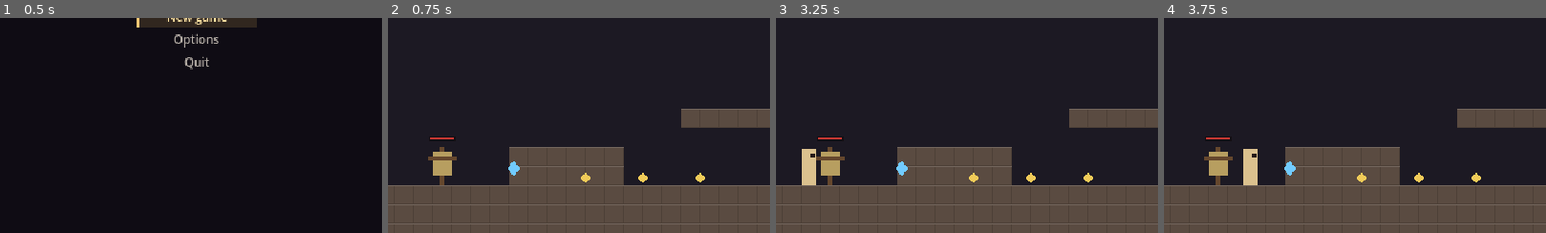
Above: before the commit, frames 1-4 (left to right).
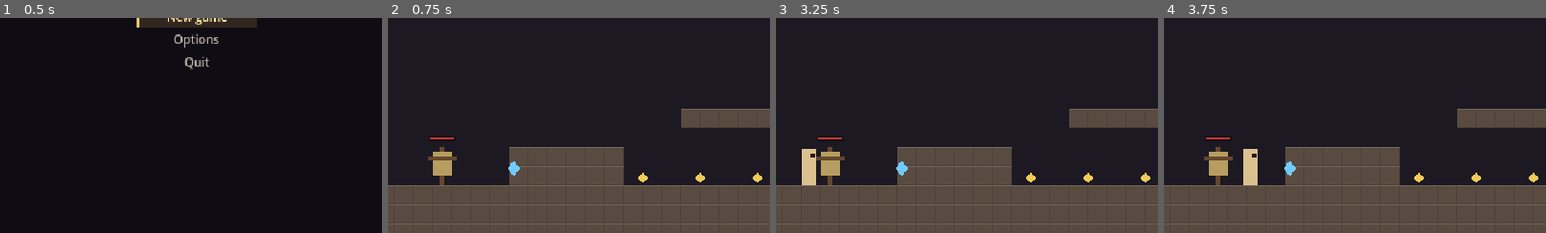
Above: after the commit, the same moments.

Repository: yuriisytnyk1996/The-Last-Sich
Game: Godot game, scene res://ui/menus/main_menu/main_menu.tscn
The game is run twice, just before and just after one commit, with the same random seed, the same clock (stepped at 60 frames per second) and the same inputs.
Inputs (mouse positions are % of the whole screen's width and height, from its top left):
- Up to frame 1 (0.5 s): no input
- Up to frame 2 (0.75 s): click "New game" at 0.5 s
- Up to frame 3 (3.25 s): tap Enter (ui_accept) at 1.25, 2.75 s; move the mouse to (72, 45) at 1.27 s; hold D (move_right) 1.28-2 s; hold J (attack) 1.28-2 s; click (72, 45) at 1.42 s; tap Space (jump) at 1.52 s; drag from (30, 55) to (21, 83) at 2.02 s; move the mouse to (60, 28) at 2.77 s; hold D (move_right) from 2.78 s (still down); tap F (heal) at 2.85 s
- Up to frame 4 (3.75 s): release D (move_right) at 3.5 s; drag from (45, 70) to (31, 85) at 3.52 s
The pictures show only the part of the screen within x 24-74%, y 50-100%; the shares and areas given below are measured in that part.

Frame 1 is identical in both runs. In frame 2, 0.1% of the frame differs, in the area x 50-98%, y 72-77%; in frame 3, 0.1%; in frame 4, 0.1%.

Commit message:
fix(rooms): move the hare foot pickup out of the test room block

Diff:
--- a/levels/rooms/test_room/logic.tscn
+++ b/levels/rooms/test_room/logic.tscn
@@ -62,7 +62,7 @@
 [node name="Items" type="Node2D" parent="."]
 
 [node name="HareFoot" parent="Items" instance=ExtResource("20_pickup")]
-position = Vector2(320, 320)
+position = Vector2(464, 320)
 item = ExtResource("21_hare_foot")
 
 [node name="QuickBracer" parent="Items" instance=ExtResource("20_pickup")]
